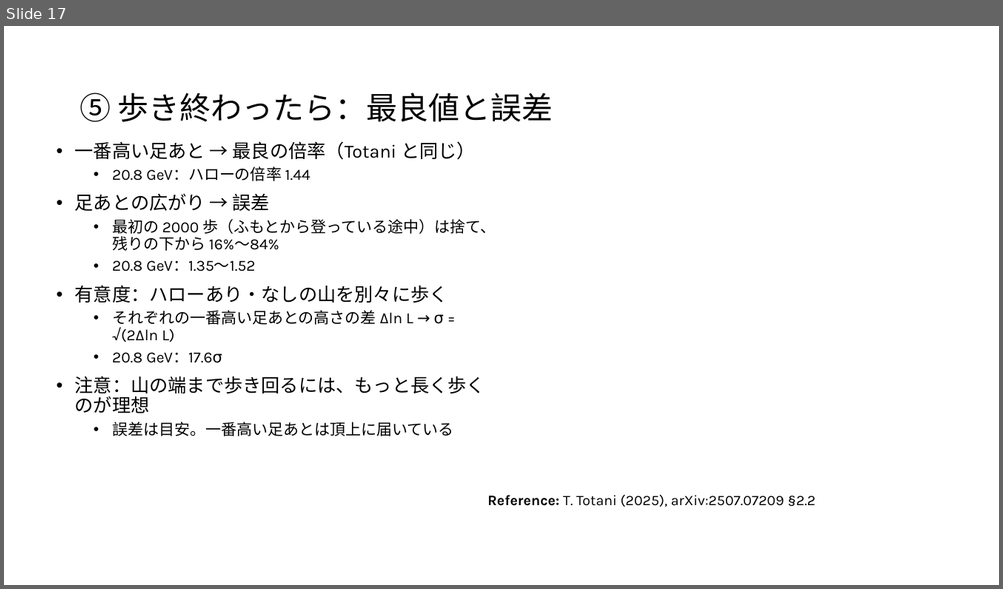
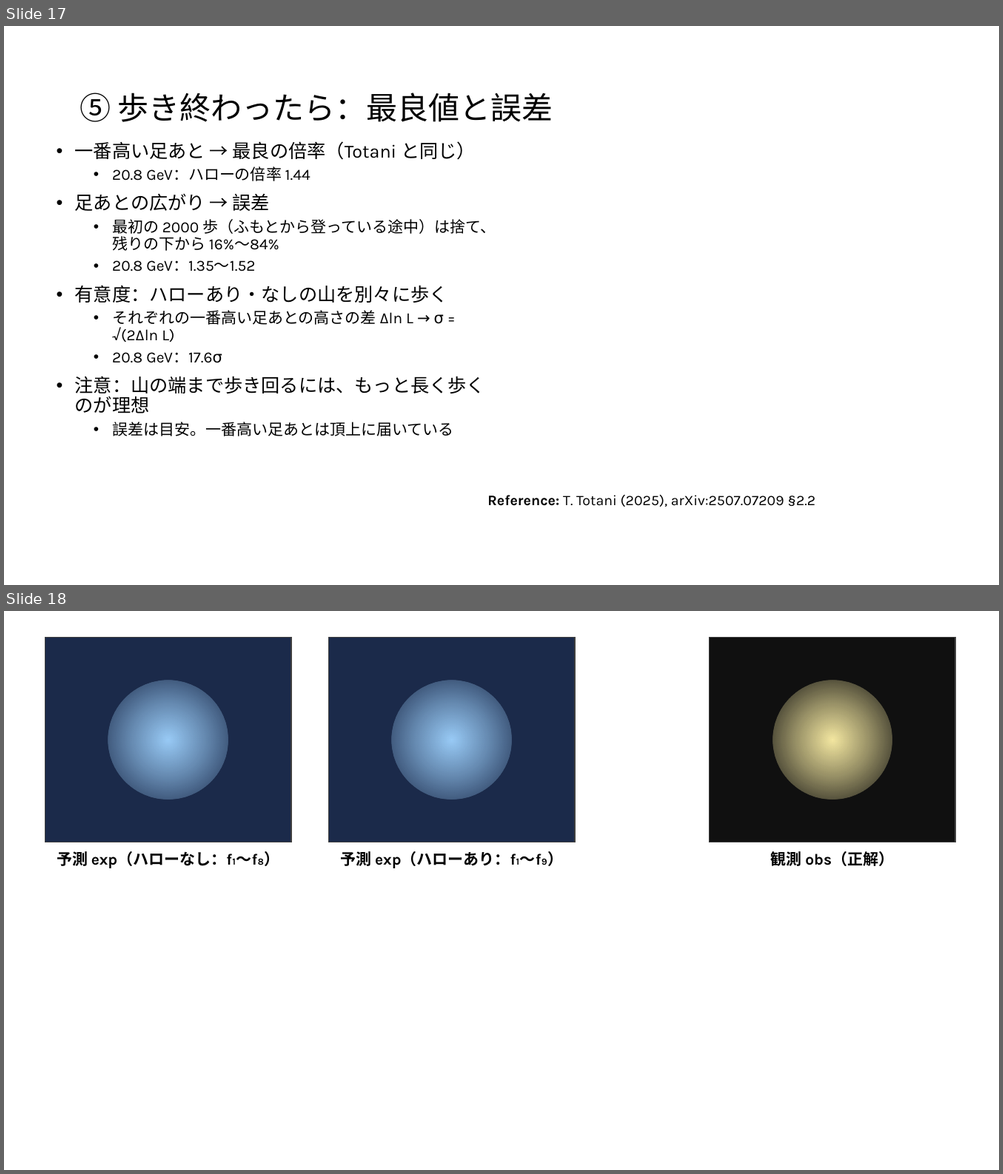
Before and after one commit to Mikann20041029/darkmatter-slides, a slide deck: slides/2026-10-03_研究進捗報告_claude_夕方版.pptx. Shown one above the other, each under a label of ours: slide 17 before the commit, slides 17 and 18 after it. The pictures are 1003x589 and 1003x1174 pixels, drawn with LibreOffice and Linux fonts; fonts in the diff are those of the drawing. Boxes give left, top, right and bottom in pixels: in the first picture for what was removed or moved away, otherwise in the second. Text is boxed around its words. In the diff, an @@ line names an element or a change of style, - is before the commit and + after.

```diff
--- a/slides/2026-10-03_研究進捗報告_claude_夕方版.pptx
+++ b/slides/2026-10-03_研究進捗報告_claude_夕方版.pptx
@@ slide 18 added at [4,611,999,1170], background #FFFFFF @@
@@ rectangle added at [45,637,291,843], fill #1B2A4A, outline #404040 1 pt @@
@@ rectangle added at [329,637,575,843], fill #1B2A4A, outline #404040 1 pt @@
@@ rectangle added at [709,637,956,843], fill #101010, outline #404040 1 pt @@
@@ ellipse added at [108,680,227,799], fill gradient #9FD3FF @@
@@ ellipse added at [392,680,512,799], fill gradient #9FD3FF @@
@@ ellipse added at [772,680,892,799], fill gradient #FFF2A8 @@
@@ text added at [57,851,280,869], 15 pt, text #000000, bold @@
+予測 exp（ハローなし：f₁〜f₈）
@@ text added at [340,851,563,869], 15 pt, text #000000, bold @@
+予測 exp（ハローあり：f₁〜f₉）
@@ text added at [771,849,893,869], 15 pt, text #000000, bold @@
+観測 obs（正解）
```
Also in this commit, not shown: 1 slide removed.
